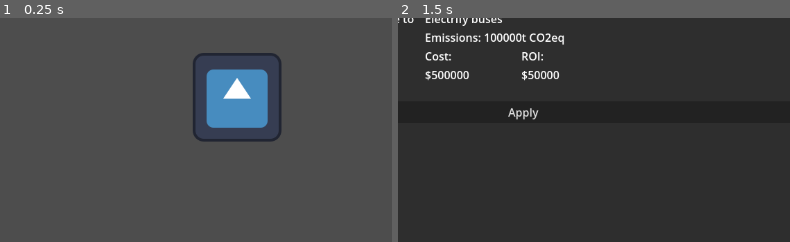
Above: before the commit, frames 1-2 (left to right).
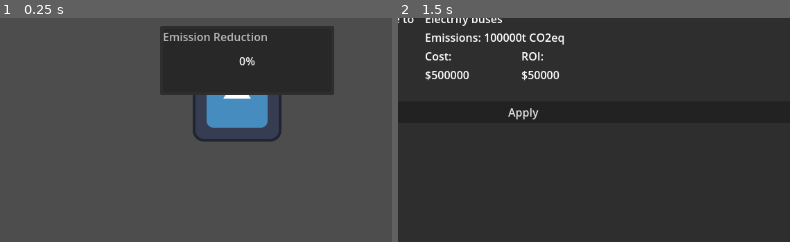
Above: after the commit, the same moments.

Repository: Open-Earth-Foundation/emissionary_game
Game: Godot game, scene res://scenes/game.tscn
Two runs of this game, one before a commit and one after it. Both use one fixed random seed, a clock stepped at 60 frames per second and the inputs below. The engine's default icon, where the game draws it, is replaced by a stand-in: a white triangle on a blue panel in a dark square.
Inputs:
- Up to frame 1 (0.25 s): no input
- Up to frame 2 (1.5 s): click "Next Year" at 0.5 s; click "Next Year" at 1.25 s
The pictures show only the part of the screen within x 19-69%, y 41-90%; the shares and areas given below are measured in that part.

The runs differ from the first frame. In frame 1, 13% of the frame differs, in the area x 40-86%, y 3-35%; in frame 2, nothing differs.

Commit message:
total progress

Diff:
--- a/scenes/city_state.tscn
+++ b/scenes/city_state.tscn
@@ -13,8 +13,8 @@
 anchor_bottom = 1.0
 offset_left = 4.0
 offset_top = 4.0
-offset_right = -4.0
-offset_bottom = -4.0
+offset_right = 645.0
+offset_bottom = 596.0
 grow_horizontal = 2
 grow_vertical = 2
 theme_override_constants/separation = 16
--- a/scenes/decision_making.tscn
+++ b/scenes/decision_making.tscn
@@ -14,8 +14,8 @@
 anchor_bottom = 1.0
 offset_left = 4.0
 offset_top = 4.0
-offset_right = -4.0
-offset_bottom = -4.0
+offset_right = 796.0
+offset_bottom = 596.0
 grow_horizontal = 2
 grow_vertical = 2
 
--- a/scenes/game.tscn
+++ b/scenes/game.tscn
@@ -1,8 +1,9 @@
-[gd_scene load_steps=4 format=3 uid="uid://ch2ujipmh7p8u"]
+[gd_scene load_steps=5 format=3 uid="uid://ch2ujipmh7p8u"]
 
 [ext_resource type="Script" path="res://scripts/game.gd" id="1_ned3q"]
 [ext_resource type="Texture2D" uid="uid://b8cpjc64wjvyn" path="res://icon.svg" id="1_utdav"]
 [ext_resource type="PackedScene" uid="uid://b8yqqxef38ox0" path="res://scenes/decision_making.tscn" id="3_s4f7i"]
+[ext_resource type="PackedScene" uid="uid://imlnaw4wybx4" path="res://scenes/total_progress.tscn" id="4_uo403"]
 
 [node name="Game" type="Node2D"]
 script = ExtResource("1_ned3q")
@@ -43,4 +44,6 @@
 [node name="DecisionMaking" parent="." instance=ExtResource("3_s4f7i")]
 visible = false
 
+[node name="TotalProgress" parent="." instance=ExtResource("4_uo403")]
+
 [connection signal="pressed" from="CanvasLayer/MarginContainer/NextYearButton" to="." method="_on_next_year_button_pressed"]
--- /dev/null
+++ b/scenes/total_progress.tscn
@@ -0,0 +1,32 @@
+[gd_scene load_steps=2 format=3 uid="uid://imlnaw4wybx4"]
+
+[ext_resource type="Script" path="res://scripts/total_emission_progress.gd" id="1_gaflp"]
+
+[node name="TotalProgress" type="PopupPanel"]
+initial_position = 2
+size = Vector2i(251, 100)
+visible = true
+script = ExtResource("1_gaflp")
+
+[node name="HBoxContainer" type="HBoxContainer" parent="."]
+anchors_preset = 10
+anchor_right = 1.0
+offset_left = 4.0
+offset_top = 4.0
+offset_right = -4.0
+offset_bottom = 96.0
+grow_horizontal = 2
+
+[node name="Label" type="Label" parent="."]
+offset_left = 4.0
+offset_top = 4.0
+offset_right = 247.0
+offset_bottom = 96.0
+text = "Emission Reduction"
+
+[node name="ProgressBar" type="ProgressBar" parent="."]
+offset_left = 4.0
+offset_top = 4.0
+offset_right = 247.0
+offset_bottom = 96.0
+max_value = 10.0
--- /dev/null
+++ b/scripts/total_emission_progress.gd
@@ -0,0 +1,20 @@
+extends PopupPanel
+
+@onready var progress_bar = $ProgressBar
+
+var emission_reduction_target = 10
+var emissions_sector1 = 100
+var emissions_sector2 = 150
+var emissions_sector3 = 200
+
+func _ready():
+	progress_updated()
+
+func progress_updated():
+	var total_starting_emissions = emissions_sector1 + emissions_sector2 + emissions_sector3
+	var current_total_emissions = CityState.emissions_sector1 + CityState.emissions_sector2 + CityState.emissions_sector3
+
+	var reduction = total_starting_emissions - current_total_emissions
+	var reduction_percentage = (reduction / total_starting_emissions) * 100
+
+	progress_bar.value = reduction_percentage
